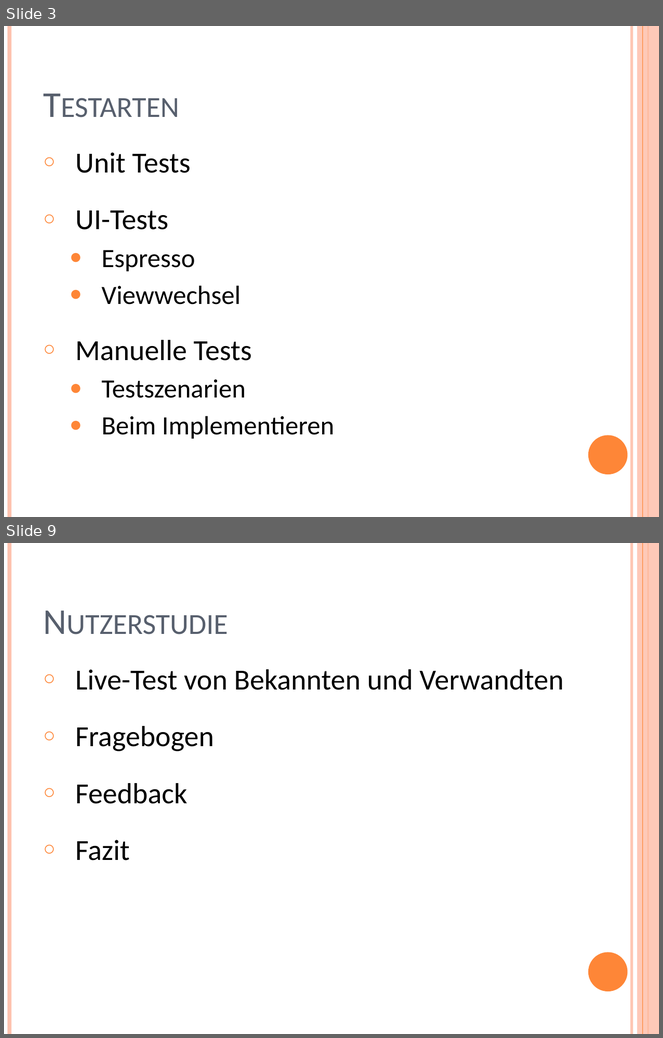
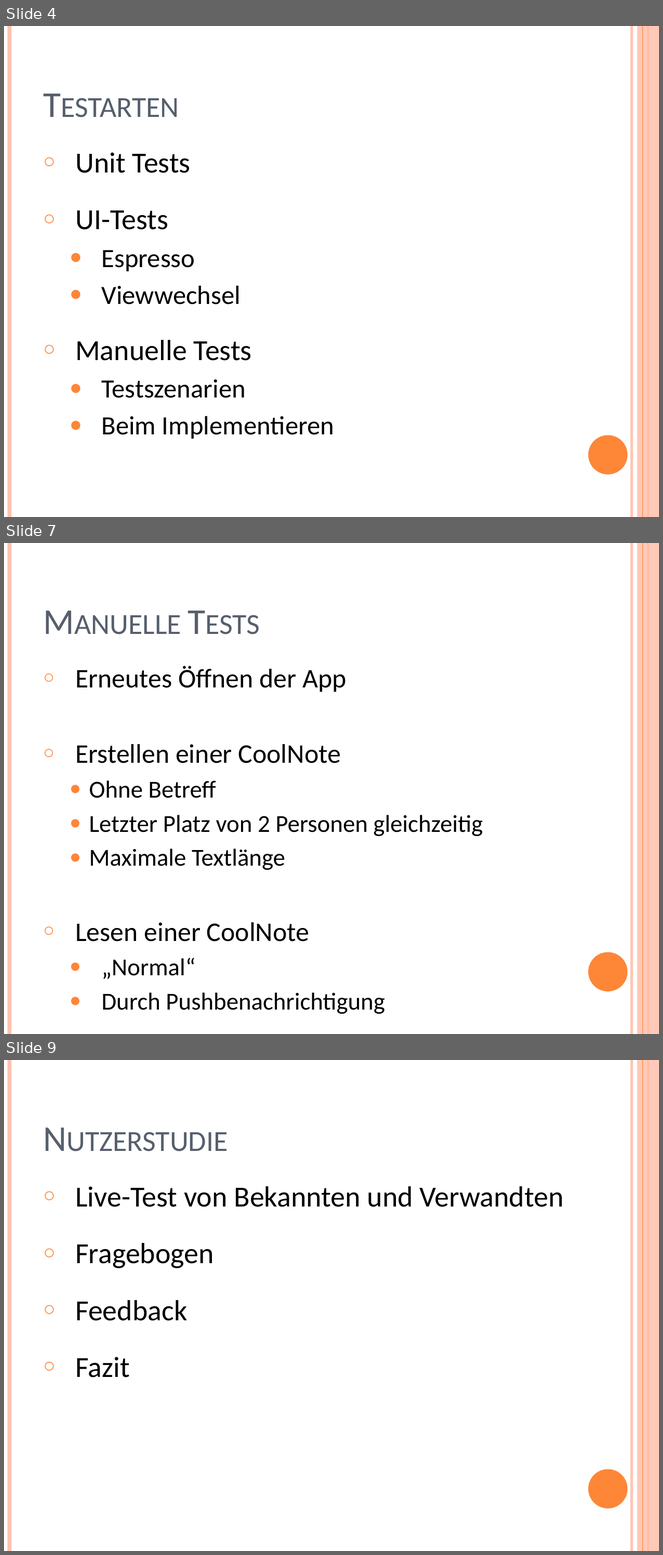
Before and after one commit to YuKitAs/fridget-android, a slide deck: documentation/Qualitätssicherung/Qualitätssicherung_Präsentation.pptx. Shown one above the other, each under a label of ours: slides 3 and 9 before the commit, slides 4, 7 and 9 after it; the slides between them are not shown. The pictures are 663x1038 and 663x1555 pixels, drawn with LibreOffice and Linux fonts; fonts in the diff are those of the drawing. Boxes give left, top, right and bottom in pixels: in the first picture for what was removed or moved away, otherwise in the second. Text is boxed around its words. In the diff, an @@ line names an element or a change of style, - is before the commit and + after.

Commit message:
change

```diff
--- a/documentation/Qualitätssicherung/Qualitätssicherung_Präsentation.pptx
+++ b/documentation/Qualitätssicherung/Qualitätssicherung_Präsentation.pptx
@@ slide 7 added at bbox=[4, 543, 659, 1034], background #FFFFFF; not listed: 6 template elements that a slide beside it also shows @@
@@ title added at bbox=[37, 563, 572, 644], 40 pt, text #575F6D, small capitals @@
+Manuelle Tests
@@ text added at bbox=[75, 666, 483, 1014], 26.8 pt, text #000000 @@
+○ Erneutes Öffnen der App
+○ Erstellen einer CoolNote
+  ● Ohne Betreff
+  ● Letzter Platz von 2 Personen gleichzeitig
+  ● Maximale Textlänge
+○ Lesen einer CoolNote
+  ● „Normal“
+  ● Durch Pushbenachrichtigung
@@ what was slide 3 is now slide 4 @@
```
Also in this commit, not shown: 1 slide changed, 2 other slides added, 3 slides removed.
